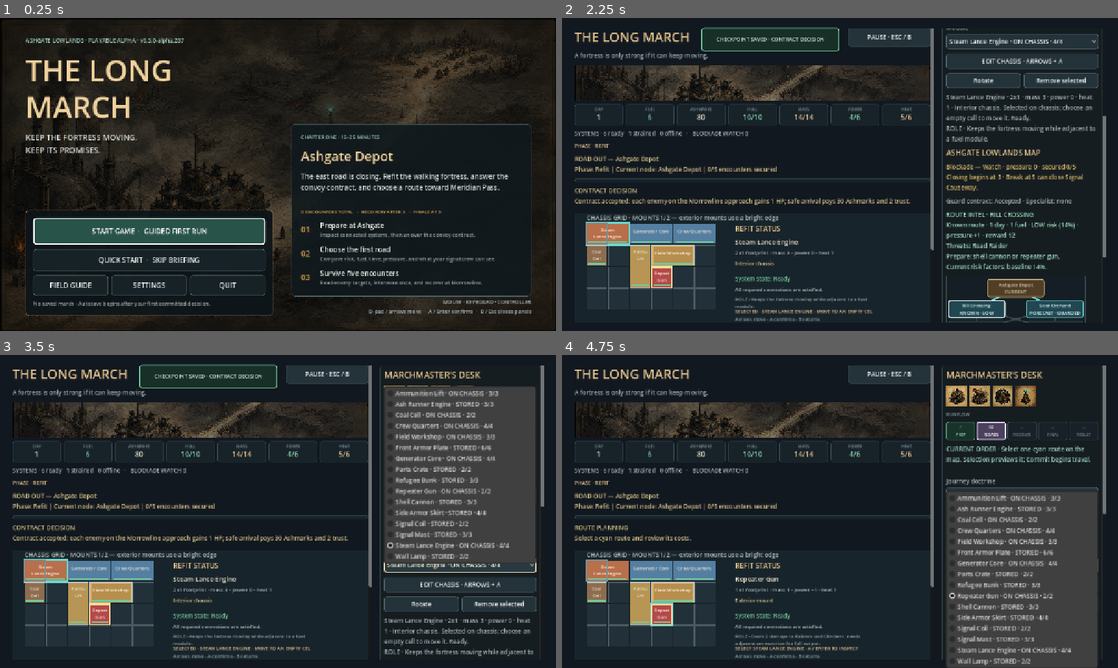
Above: before the commit, frames 1-4 (two rows, left to right).
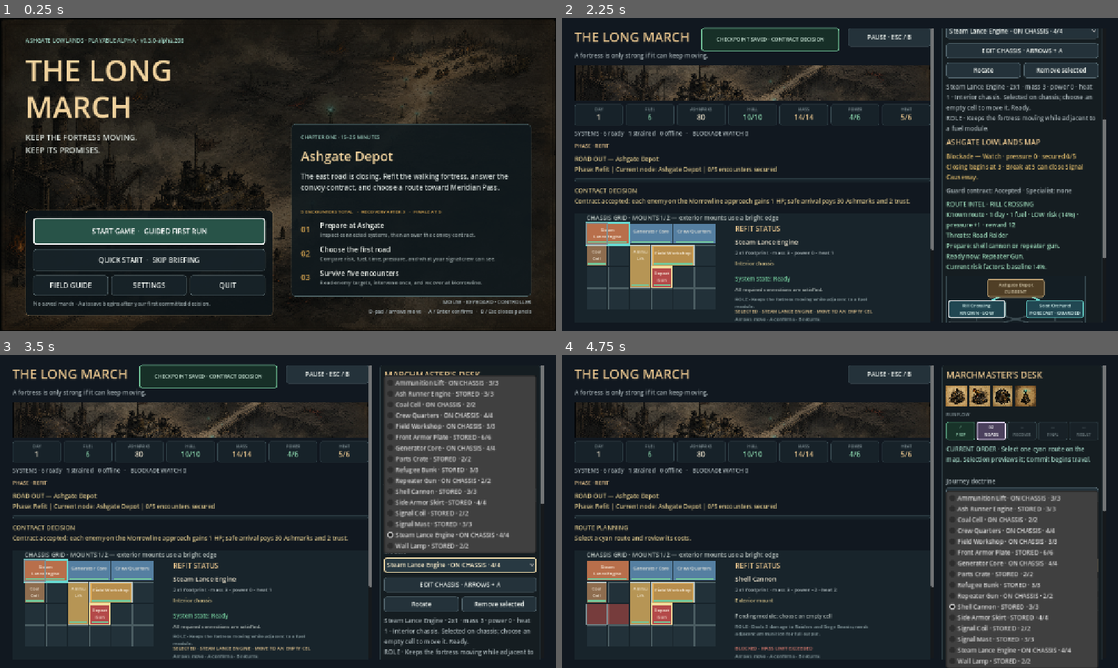
Above: after the commit, the same moments.

Repository: raphaelroshan/the-long-march
Game: Godot game, scene res://scenes/App.tscn
Two runs of this game, one before a commit and one after it. Both use one fixed random seed, a clock stepped at 60 frames per second and the inputs below.
Inputs (mouse positions are in pixels of both pictures, inside the frame that each line leads up to):
- Up to frame 1 (0.25 s): no input
- Up to frame 2 (2.25 s): click "START GAME · GUIDED FIRST RUN" at 0.5 s; click "SKIP FOR THIS RUN" at 1.25 s; click "GUARD THE CONVOY MORROWLINE ·…" at 2 s
- Up to frame 3 (3.5 s): click "Steam Lance Engine · ON CHASS…" at 2.75 s
- Up to frame 4 (4.75 s): click "Protect Cargo" at 3.5 s; click (1023, 564) at 4.25 s, where only the run before the commit has a clickable "Repeater Gun · ON CHASSIS · 2…"

The runs differ from the first frame. In frame 1, less than 0.1% of the frame differs, in the area x 32-33%, y 6-8%; in frame 2, 7.0%, in the area x 69-98%, y 3-78%; in frame 3, 4.0%; in frame 4, 1.6%.

Commit message:
Show ready counters for known routes

Diff:
--- a/project.godot
+++ b/project.godot
@@ -4,7 +4,7 @@
 
 [application]
 config/name="The Long March"
-config/version="0.3.0-alpha.207"
+config/version="0.3.0-alpha.208"
 run/main_scene="res://scenes/App.tscn"
 config/features=PackedStringArray("4.4", "GL Compatibility")
 
--- a/src/core/fortress_state.gd
+++ b/src/core/fortress_state.gd
@@ -43,11 +43,11 @@
 	"salvage_detour": ["burrowers"]
 }
 const ENCOUNTER_ENEMIES := {
-	"road_raiders": {"name": "Road Raider", "health": 5, "damage": 1, "arrival_step": 2, "target_tags": ["cargo", "exterior"], "route": "road flank", "counter": "shell cannon or repeater gun"},
-	"climbers": {"name": "Climber", "health": 4, "damage": 1, "arrival_step": 3, "target_tags": ["signal", "exterior", "crew"], "route": "fortress flank", "counter": "wall lamp or repeater gun"},
-	"burrowers": {"name": "Burrower", "health": 7, "damage": 2, "arrival_step": 3, "target_tags": ["engine", "workshop", "lower_hull"], "route": "under-road", "counter": "lower-hull armor, shifted weapons, or a spare engine"},
-	"storm_front": {"name": "Storm Front", "health": 7, "damage": 1, "arrival_step": 1, "target_tags": ["signal", "exterior"], "route": "weather line", "counter": "signal coverage, armor, or vent heat"},
-	"siege_beast": {"name": "Siege Beast", "health": 10, "damage": 3, "arrival_step": 4, "target_tags": ["armor", "crew"], "route": "direct road", "counter": "shell cannon and front armor"}
+	"road_raiders": {"name": "Road Raider", "health": 5, "damage": 1, "arrival_step": 2, "target_tags": ["cargo", "exterior"], "route": "road flank", "counter": "shell cannon or repeater gun", "counter_modules": ["shell_cannon", "repeater_gun"]},
+	"climbers": {"name": "Climber", "health": 4, "damage": 1, "arrival_step": 3, "target_tags": ["signal", "exterior", "crew"], "route": "fortress flank", "counter": "wall lamp or repeater gun", "counter_modules": ["wall_lamp", "repeater_gun"]},
+	"burrowers": {"name": "Burrower", "health": 7, "damage": 2, "arrival_step": 3, "target_tags": ["engine", "workshop", "lower_hull"], "route": "under-road", "counter": "lower-hull armor, shifted weapons, or a spare engine", "counter_modules": ["side_armor_skirt", "shell_cannon", "repeater_gun"]},
+	"storm_front": {"name": "Storm Front", "health": 7, "damage": 1, "arrival_step": 1, "target_tags": ["signal", "exterior"], "route": "weather line", "counter": "signal coverage, armor, or vent heat", "counter_modules": ["signal_coil", "signal_mast", "front_armor_plate"]},
+	"siege_beast": {"name": "Siege Beast", "health": 10, "damage": 3, "arrival_step": 4, "target_tags": ["armor", "crew"], "route": "direct road", "counter": "shell cannon and front armor", "counter_modules": ["shell_cannon", "front_armor_plate"]}
 }
 const CAMPAIGN_NODES := {
 	"ashgate_depot": {"name": "Ashgate Depot", "type": "settlement", "visibility": "known", "description": "Refit, choose the first guard contract, and leave before the blockade closes."},
@@ -400,6 +400,7 @@
 		encounter_difficulty += 1
 	var threat_names: Array[String] = []
 	var counter_hints: Array[String] = []
+	var ready_counter_names: Array[String] = []
 	if visibility == "known":
 		for enemy_id in node.get("encounter", []):
 			var enemy_definition: Dictionary = ENCOUNTER_ENEMIES.get(String(enemy_id), {})
@@ -407,6 +408,12 @@
 			var counter_hint := String(enemy_definition.get("counter", ""))
 			if not counter_hint.is_empty() and counter_hint not in counter_hints:
 				counter_hints.append(counter_hint)
+			for counter_module_id in enemy_definition.get("counter_modules", []):
+				var module_id := String(counter_module_id)
+				if operational(module_id):
+					var module_name := String(module_definition(module_id).get("name", module_id))
+					if module_name not in ready_counter_names:
+						ready_counter_names.append(module_name)
 	var risk_factors: Array[String] = []
 	if visibility != "unscouted":
 		risk_factors.append("baseline %.0f%%" % (base_risk * 100.0))
@@ -437,6 +444,7 @@
 		"threat_hint": String(node.get("threat_hint", "uncertain road pressure")),
 		"threats": threat_names,
 		"counter_hints": counter_hints,
+		"ready_counter_names": ready_counter_names,
 		"closed": campaign_node_closed(node_id)
 	}
 
--- a/src/ui/campaign_map.gd
+++ b/src/ui/campaign_map.gd
@@ -174,7 +174,9 @@
 	if visibility == "known":
 		var counters: Array = preview.get("counter_hints", [])
 		var counter_detail := "\nPrepare: %s." % " or ".join(counters) if not counters.is_empty() else ""
-		return "Known route · %s · %d fuel · %s risk (%.0f%%) · pressure +%d · reward %d\nThreats: %s%s%s" % [day_text, int(preview.get("fuel", 0)), risk_band, risk * 100.0, int(preview.get("pressure_gain", 0)), int(preview.get("reward", 0)), ", ".join(preview.get("threats", [])), counter_detail, risk_detail]
+		var ready_counters: Array = preview.get("ready_counter_names", [])
+		var readiness_detail := "\nReady now: %s." % ", ".join(ready_counters) if not ready_counters.is_empty() else "\nReady now: no listed module counter."
+		return "Known route · %s · %d fuel · %s risk (%.0f%%) · pressure +%d · reward %d\nThreats: %s%s%s%s" % [day_text, int(preview.get("fuel", 0)), risk_band, risk * 100.0, int(preview.get("pressure_gain", 0)), int(preview.get("reward", 0)), ", ".join(preview.get("threats", [])), counter_detail, readiness_detail, risk_detail]
 	if visibility == "forecast":
 		return "Forecast route · %s · %d fuel · %s risk (%.0f%%) · pressure +%d\nExpected: %s. Exact contacts remain uncertai …(198 unchanged characters)…
 	return "Unscouted route · %s · %d fuel\nBroad warning: %s. Risk, reward, and exact contacts are unknown.%s%s" % [day_text, int(preview.get("fuel", 0)), String(preview.get("threat_hint", "uncertain pressure")), risk_detail, intel_upgrade]
--- a/src/ui/main.gd
+++ b/src/ui/main.gd
@@ -1972,6 +1972,8 @@
 		if visibility == "known":
 			var counters: Array = selected_preview.get("counter_hints", [])
 			campaign_commit_intel_label.text = "KNOWN CONTACTS · %s%s" % [", ".join(selected_preview.get("threats", [])), "\nPREPARE · %s" % " or ".join(counters) if not counters.is_empty() else ""]
+			var ready_counters: Array = selected_preview.get("ready_counter_names", [])
+			campaign_commit_intel_label.text += "\nREADY NOW · %s" % (", ".join(ready_counters) if not ready_counters.is_empty() else "NO LISTED MODULE COUNTER")
 			campaign_commit_intel_label.add_theme_color_override("font_color", Color("#9fddbd"))
 		elif visibility == "forecast":
 			campaign_commit_intel_label.text = "EXPECTED HAZARD · %s · Exact contacts remain uncertain." % threat_hint
--- a/tests/test_fortress_state.gd
+++ b/tests/test_fortress_state.gd
@@ -455,7 +455,7 @@
 	_expect(state.guard_contract_status == "offered", "Ashgate should present the first guard contract")
 	_expect(state.campaign_available_nodes() == ["rill_crossing", "soot_orchard"], "the authored map should begin with two forward nodes")
 	var preview := state.campaign_node_preview("red_wheel_toll_bridge", "protect_cargo")
-	_expect(String(preview.visibility) == "unscouted" and preview.get("threats", []).is_empty() and preview.get("counter_hints", []).is_empty(), "a strained signal should leave an unscouted branch's exact threats and counters hidden")
+	_expect(String(preview.visibility) == "unscouted" and preview.get("threats", []).is_empty() and preview.get("counter_hints", []).is_empty() and preview.get("ready_counter_names", []).is_empty(), "a strained signal should leave an unscouted branch's exact threats, counters, and counter readiness hidden")
 	_expect("baseline 36%" not in preview.get("risk_factors", []) and "heavy fortress +5pt, +1 fuel" not in preview.get("risk_factors", []), "an unscouted route should not leak its baseline risk and should only expose modifiers that actually apply")
 	state.choose_guard_contract(false)
 	var first := _campaign_battle(state, "rill_crossing")
--- a/tests/test_prototype_flow.gd
+++ b/tests/test_prototype_flow.gd
@@ -225,7 +225,7 @@
 	game.doctrine_option.item_selected.emit(2)
 	game.campaign_map.button_for("rill_crossing").pressed.emit()
 	await process_frame
-	_expect(game.campaign_commit_intel_label.visible and game.c …(213 unchanged characters)… ntel_label.text.contains("repeater gun"), "route commitment should keep known contacts and their actionable counters adjacent to the final action")
+	_expect(game.campaign_commit_intel_label.visible and game.c …(213 unchanged characters)… ntel_label.text.contains("repeater gun") and game.campaign_commit_intel_label.text.contains("READY NOW · Repeater Gun"), "route commitment should keep known contacts, their counters, and current chassis readiness adjacent to the final action")
 	_expect(game.campaign_commit_intel_label.text.contains("DOCTRINE · RUN HOT") and game.campaign_commit_intel_label.text.contains("all attacks +1") and game.campaign_commit_intel_label.text.contains("heat +2"), "route commitment should restate the selected doctrine and its core tradeoff")
 	_expect(game.doctrine_detail_label.text.begins_with("OVERHEAT WARNING") and game.campaign_map.commit_button.text.contains("HEAT 7/6"), "an overheating doctrine should expose predicted heat in the route commitment")
 	_expect(game.encounter_label.text.contains("Rill Crossing selected") and game.encounter_label.text.contains("B/Esc cancels selection"), "the route-review status should name the road being considered and expose its controller-safe exit")
@@ -263,7 +263,7 @@
 	game._refresh_ui()
 	game.campaign_map.button_for("rill_crossing").grab_focus()
 	await process_frame
-	_expect(game.route_preview_label.text.contains("ROUTE INTEL …(314 unchanged characters)… view_label.text.contains("repeater gun"), "keyboard or controller focus should expose naturally phrased route intel and known counters above the map")
+	_expect(game.route_preview_label.text.contains("ROUTE INTEL …(314 unchanged characters)… view_label.text.contains("repeater gun") and game.route_preview_label.text.contains("Ready now: Repeater Gun"), "keyboard or controller focus should expose naturally phrased route intel, known counters, and current readiness above the map")
 	_expect(game.route_preview_label.text.contains("Current risk factors: baseline 14%."), "known route intel should expose the baseline behind its displayed risk")
 	_expect(game.route_preview_label.get_theme_color("font_color") == Color("#9fddbd"), "low-risk route intel should use the safe scan color while retaining its text label")
 	game.campaign_map.button_for("soot_orchard").grab_focus()
--- a/tools/ci_manifest.json
+++ b/tools/ci_manifest.json
@@ -1,7 +1,7 @@
 {
   "slug": "the-long-march",
   "display_name": "The Long March",
-  "prototype_version": "0.3.0-alpha.207",
+  "prototype_version": "0.3.0-alpha.208",
   "playtest_ready": true,
   "godot_test": "res://tests/test_fortress_state.gd",
   "primary_repo": "raphaelroshan/the-long-march",
Not shown, changed: export_presets.cfg
Not shown, changed: docs/decision_log.md
